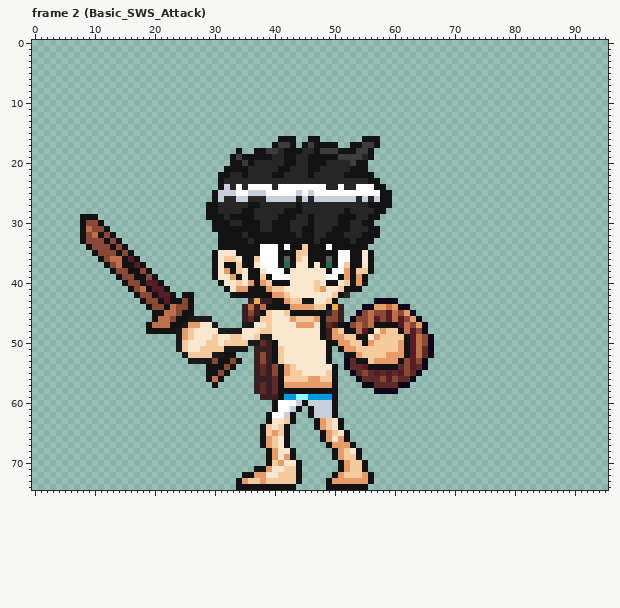
One commit to this pixel-art file: Assets/player_sprite.aseprite. Above is the file before it was changed.
96x75 pixels, 26 frames. Shown: frame 2 (Basic_SWS_Attack). The commit also changed other frames, which this record leaves out.
The same view after the edit:
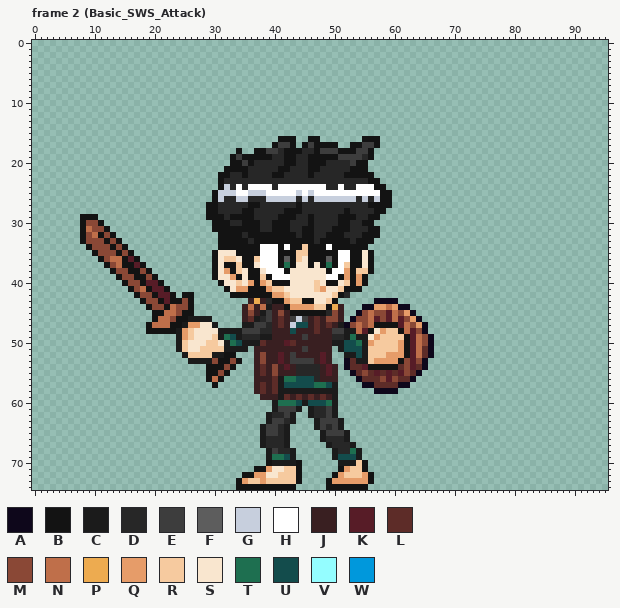
Palette (. is transparent): A #0e071b  B #131313  C #1b1b1b  D #272727  E #3d3d3d  F #5d5d5d  G #c7cfdd  H #ffffff  J #391f21  K #571c27  L #5d2c28  M #8a4836  N #bf6f4a  P #edab50  Q #e69c69  R #f6ca9f  S #f9e6cf  T #1e6f50  U #134c4c  V #94fdff  W #0098dc
The commit says: got nomad wear animated with attack animations
The edit:
layer "Male/LeftArm_Male/LeftArmsMale/ShirtsLef" now shown
layer "Male/Torso_Male/ShirtTorsos_Male/NomadSh" now shown
layer "Male/LowerBody_Male/LegsMale/PantsMale/N" now shown
layer "Male/RightArm_Male/RightShirtSleeves_Mal" now shown
Frame 2 (Basic_SWS_Attack):
y 43: x 39 J -> D
y 44: x 39..41 BBB -> CJJ
y 45: x 38..42 BRSSR -> CEJMJ
y 46: x 38..48 RRSSSQRRRQB -> DEJLJEGEJLJ
y 47: x 37..48 SSRSSSSQQQSB -> EEDJLJGUUJLJ; x 51 B -> C
y 48: x 35..48 SSSRRSSSSSSSSB -> EEEDDJJJUJJJLJ; x 50..53 QRBB -> EECC
y 49: x 31..37 SSRRSSR -> CTUCDDD; x 40..48 SSSSSSSSB -> JJJJJEJJJ; x 50..55 QQRRBB -> DDCTCC
y 50: x 32..35 RRRR -> CTUC; x 40..55 BSSSSSSSSBBQQRRB -> JJKLJJJJJJCCUUTC
y 51: x 40..49 BRSSSSSSSB -> JJJJJEJJJJ; x 51..55 BQQRR -> CUUUC
y 52: x 40..49 BRSSSSSSSB -> JKJEJJJJKJ; x 52..55 BBQR -> CCUC
y 53: x 40..49 BRSSSSSSSB -> JKJEEEEJKJ; x 54..55 BB -> CC
y 54: x 41..50 BQRSSSSSSB -> JKJDDDDJKJ
y 55: x 41..50 BQRRSSSSRB -> JJJDDDDJKJ
y 56: x 41..50 BRRRRQQRRB -> CTTUUUDJJJ
y 57: x 41..50 BQQQQQQQQB -> CUUUUUTTUC
y 58: x 41..50 BBBBBBBBBB -> CCCCCCCCCC
y 59: x 41..50 BWWVVWWWWB -> CLJLJLJLJC
y 60: x 40..50 BHHHGBGGGGB -> CTTTUCUUUTC
y 61: x 40..44 BHHGB -> CEEEC; x 46..50 BGGGB -> CDDEC
y 62: x 39..43 BHHGB -> CDDEC; x 46..50 BGGGB -> CDDEC
y 63: x 39..43 BSSRB -> CEEDC; x 47..51 BQRSB -> CEEEC
y 64: x 38..42 BRSRB -> CEEDC; x 47..51 BQRSB -> CEDEC
y 65: x 38..42 BRQRB -> CEEDC; x 48..52 BQRSB -> CEEEC
y 66: x 38..42 BQRSB -> CDDDC; x 48..52 BQSQB -> CDDDC
y 67: x 38..42 BQRSB -> CDDDC; x 49..53 BQQQB -> CDDDC
y 68: x 39..43 BQSSB -> CEDDC; x 50..54 BQRSB -> CDDTC
y 69: x 39..43 BQSQB -> CTTUC; x 50..54 BQRRB -> CUUUC
y 70: x 40..43 RQSS -> CCCC; x 51..53 BQR -> CCC
